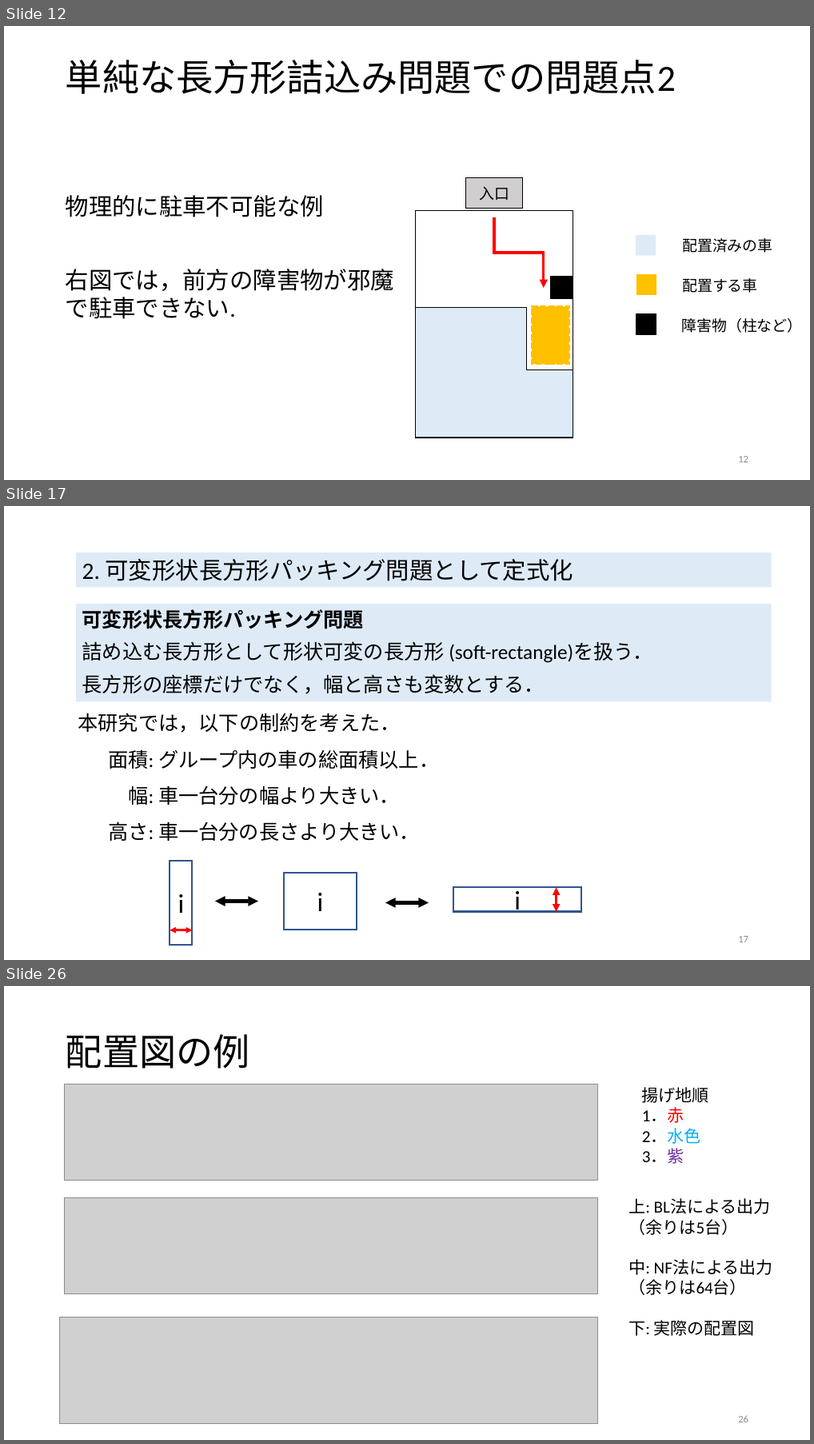
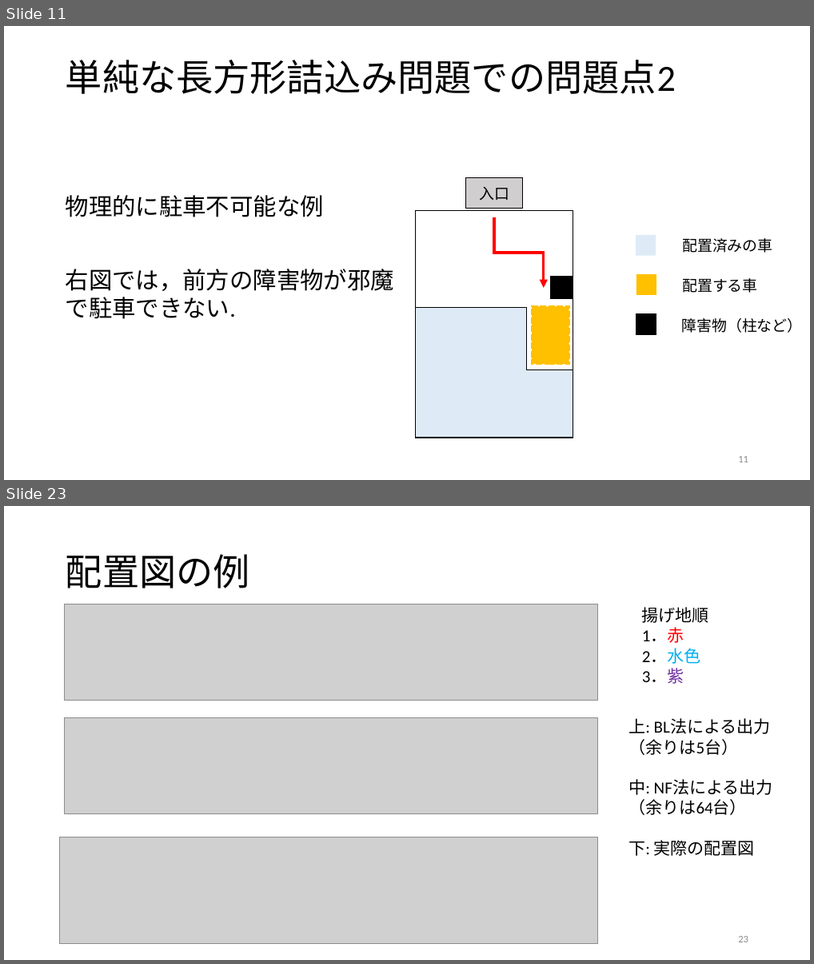
Before and after one commit to r-kurosu/kline, a slide deck: 卒論発表用スライド.pptx. Shown one above the other, each under a label of ours: slides 12, 17 and 26 before the commit, slides 11 and 23 after it; the slides between them are not shown. The pictures are 814x1444 and 814x964 pixels, drawn with LibreOffice and Linux fonts; fonts in the diff are those of the drawing; grey boxes stand for pictures. Boxes give left, top, right and bottom in pixels: in the first picture for what was removed or moved away, otherwise in the second. Text is boxed around its words. In the diff, an @@ line names an element or a change of style, - is before the commit and + after.

```diff
--- a/卒論発表用スライド.pptx
+++ b/卒論発表用スライド.pptx
@@ slide 17 removed at bbox=[4, 506, 810, 960], background #FFFFFF @@
@@ rectangle removed at bbox=[76, 552, 772, 587] @@
-2. 可変形状長方形パッキング問題として定式化
@@ text removed at bbox=[76, 604, 772, 701] @@
-可変形状長方形パッキング問題
-詰め込む長方形として形状可変の長方形 (soft-rectangle)を扱う．
-長方形の座標だけでなく，幅と高さも変数とする．
@@ text removed at bbox=[78, 712, 439, 840] @@
-本研究では，以下の制約を考えた．
-  面積: グループ内の車の総面積以上．
-  幅: 車一台分の幅より大きい．
-  高さ: 車一台分の長さより大きい．
@@ rectangle removed at bbox=[170, 860, 192, 944] @@
-i
@@ rectangle removed at bbox=[284, 872, 357, 929] @@
-i
@@ rectangle removed at bbox=[454, 887, 582, 912] @@
-i
@@ double arrow removed from (557, 887) to (557, 912) @@
@@ double arrow removed from (215, 901) to (258, 901) @@
@@ double arrow removed from (386, 902) to (429, 902) @@
@@ double arrow removed from (170, 930) to (192, 930) @@
@@ page number removed at bbox=[738, 936, 749, 942] @@
-17
@@ what was slide 12 is now slide 11 @@
@@ what was slide 26 is now slide 23 @@
@@ page number at bbox=[738, 936, 749, 942]: text changed @@
-26
+23
```
Also in this commit, not shown: 14 slides changed, 5 slides added, 7 other slides removed, 2 other files.
